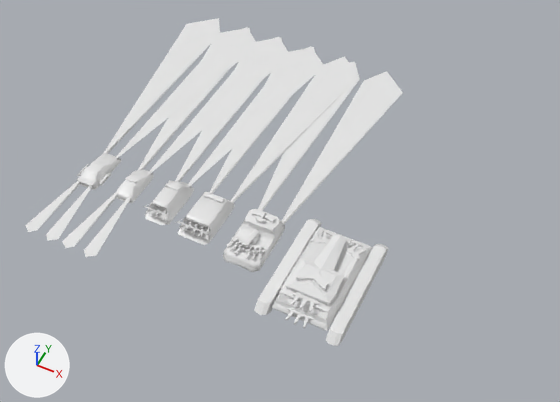
Renders of the Blender file assets/models/cars.blend from each side of a commit.
Before and after are seen from a 50 mm lens placed at (28.5, -29.6, 39.9), pointed at (12.2, 3.0, -0.9). Every picture has the same lights, and +X, +Y and +Z are marked at lower left.

The scene before the commit, as lines of its bpy script (objects in view):
```python
me_cube_002 = bpy.data.meshes.new('Cube.002')
me_cube_002.from_pydata(...)  # 98 vertices, 86 faces; spans x 0.0..0.78, y -2.3..0.84, z 0.19..1.07
me_cube_002.materials.append(mat_material)  # white #e7e7e7
me_cube_015 = bpy.data.meshes.new('Cube.015')
me_cube_015.from_pydata(...)  # 118 vertices, 82 faces; spans x 0.0..1.35, y -3.88..0.64, z -0.04..1.35
me_cube_015.polygons.foreach_set('use_smooth', [True] * 82)
me_cube_037 = bpy.data.meshes.new('Cube.037')
me_cube_037.from_pydata([(0.7, -0.1, 0.5), (0.8, -0.1, 0.6), (0.2, 16.5, 0.6), (1.4, 18.4, 0.6), (0.8, -0.1, 0.4), (0.9, -0.2, 0.5), (3.4, 16.4, 0.6), (0.6, -2.6, 0.5), (0.6, -2.6, 0.7), (0.4, -2.6, 0.5), (0.4, -2.6, 0.7)], [], [(4, 5, 1, 0), (9, 10, 8, 7), (1, 3, 2, 0), (6, 3, 1, 5)])
ob_cop_car_s = bpy.data.objects.new('cop_car_s', me_cube_002)
ob_cop_car_s.location = (3.0, -0.4, 0.0)
_m = ob_cop_car_s.modifiers.new('Mirror', 'MIRROR')
_m.use_clip = True
ob_cop_l_lights = bpy.data.objects.new('cop_l_lights', me_cube_037)
ob_cop_l_lights.parent = ob_cop_car_l
ob_cop_l_lights.matrix_parent_inverse = Matrix(((1.0, 0.0, 0.0, -13.0), (0.0, 1.0, 0.0, -3.63), (0.0, 0.0, 1.0, 0.149), (0.0, 0.0, 0.0, 1.0)))
ob_cop_l_lights.location = (13.0, 4.0, 0.0)
_m = ob_cop_l_lights.modifiers.new('Mirror', 'MIRROR')
ob_cop_truck = bpy.data.objects.new('cop_truck', me_cube_015)
ob_cop_truck.location = (12.7, -0.08, 0.0)
_m = ob_cop_truck.modifiers.new('Mirror', 'MIRROR')
_m.use_clip = True
# also in view: 'cop_car_m' at (6.0, -1.4, 0.8); 'cop_car_l' at (9.0, -1.5, 0.8); 'cop_truck_lights' at (12.8, 7.6, 0.5); 'Cube.001' at (12.7, -2.4, 0.7); 'tank' at (18.0, -2.6, 0.8)
```
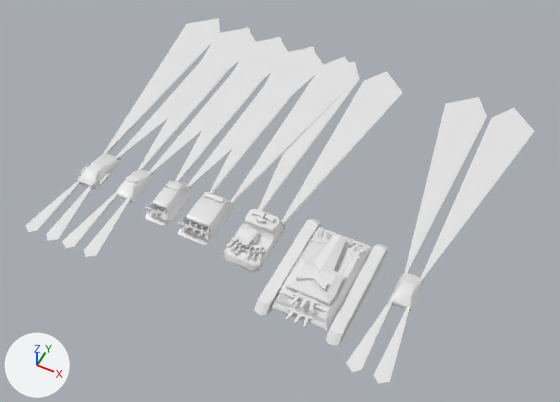
Commit message: basic cop-car AI

Boxes (x1, y1, x2, y2) around the edits, measured in the pictures (560 x 402 px):
'civ_lights', added
    after: (346, 97, 535, 384)
'civ_car', added
    after: (388, 273, 423, 311)
'civ_car_body', added
    after: (387, 273, 423, 312)

Diff of the bpy script that builds the scene:
```diff
--- a/assets/models/cars.blend.py
+++ b/assets/models/cars.blend.py
@@ me_cube_010 @@
+me_cube_010.from_pydata([(0.4, -0.2, 0.5), (0.4, -0.2, 0.6), (0.2, 16.5, 0.6), (1.4, 18.4, 0.6), (0.6, -0.2, 0.5), (0.6, -0.2, 0.6), (3.4, 16.4, 0.6), (0.6, -2.3, 0.6), (0.6, -2.3, 0.7), (1.3, -7.5, 0.6), (0.5, -2.3, 0.6), (0.5, -2.3, 0.7), (0.4, -7.5, 0.6), (0.8, -8.0, 0.6)], [], [(4, 5, 1, 0), (12, 13, 11, 10), (10, 11, 8, 7), (13, 9, 8, 11), (1, 3, 2, 0), (6, 3, 1, 5)])
@@ me_cube_006 @@
+me_cube_006.from_pydata(...)  # 57 vertices, 33 faces; spans x 0.0..0.74, y -2.11..0.62, z 0.4..1.07
+me_cube_006.materials.append(mat_material)  # white #e7e7e7
@@ me_cube_001 @@
+me_cube_001.from_pydata(...)  # 81 vertices, 53 faces; spans x 0.0..0.78, y -2.11..0.64, z 0.19..1.05
+me_cube_001.materials.append(mat_material)  # white #e7e7e7
@@ ob_civ_lights @@
+ob_civ_lights = bpy.data.objects.new('civ_lights', me_cube_010)
+ob_civ_lights.parent = ob_civ_car
+ob_civ_lights.matrix_parent_inverse = Matrix(((1.0, 0.0, 0.0, -23.0), (0.0, 1.0, 0.0, 0.4), (0.0, 0.0, 1.0, 0.0), (0.0, 0.0, 0.0, 1.0)))
+ob_civ_lights.location = (23.0, 0.0, 0.0)
+_m = ob_civ_lights.modifiers.new('Mirror', 'MIRROR')
@@ ob_civ_car @@
+ob_civ_car = bpy.data.objects.new('civ_car', me_cube_006)
+ob_civ_car.location = (23.0, -0.4, 0.0)
+_m = ob_civ_car.modifiers.new('Mirror', 'MIRROR')
+_m.use_clip = True
@@ ob_civ_car_body @@
+ob_civ_car_body = bpy.data.objects.new('civ_car_body', me_cube_001)
+ob_civ_car_body.parent = ob_civ_car
+ob_civ_car_body.matrix_parent_inverse = Matrix(((1.0, 0.0, 0.0, -23.0), (0.0, 1.0, 0.0, 0.4), (0.0, 0.0, 1.0, 0.0), (0.0, 0.0, 0.0, 1.0)))
+ob_civ_car_body.location = (23.0, -0.4, 0.0)
+_m = ob_civ_car_body.modifiers.new('Mirror', 'MIRROR')
+_m.use_clip = True
```
